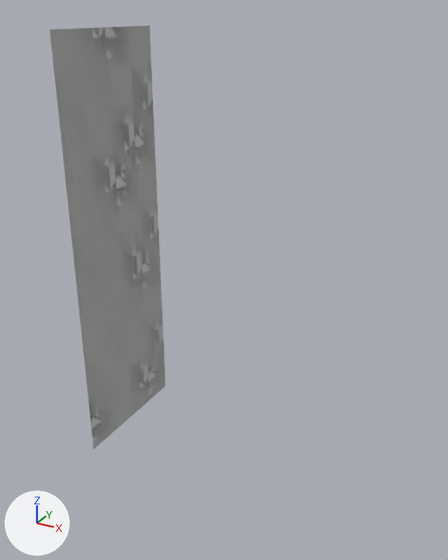
Two versions of the FBX model Assets/art/models/characterRig.FBX, one commit apart.
The view is the same before and after, from a 50 mm camera at (0.59, -2.04, 1.87) aimed at (-0.52, -0.02, 0.86). The axes (+X, +Y, +Z) are drawn at lower left. The lights are the same throughout. Where no turn or scale is listed for an object, it has been applied to the vertices.

Names of what the first picture shows: 'character'.
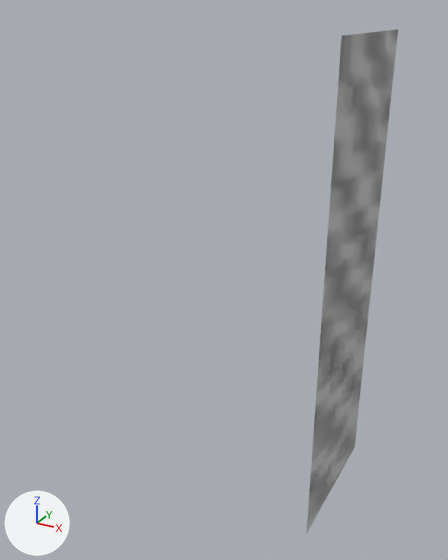
Changed parts and their boxes (x1, y1, x2, y2) in the pictures (448 x 560 px):
'character', reshaped, moved (21% narrower, 19% taller): before (50, 25, 166, 449); after (306, 29, 398, 534)
part 1 of me_mesh, added: after (306, 29, 398, 534)

The change in detail:
me_mesh is used by ob_character; location (-1.052, 0.0, 0.9).
me_mesh had 130 vertices, 192 faces and spanned x 0.0, y -0.3..0.3, z -0.9..0.9.
me_mesh now has 370 vertices, 576 faces and spans x 0.0, y -0.3..0.3, z -0.9..0.9.
me_mesh part 1: 240 vertices added at x 0.0, y -0.3..0.3, z -0.85..0.85.
Object 'character' (ob_character) moves from (-1.052, 0.0, 0.9) to (0.0, 0.0, 0.9).
